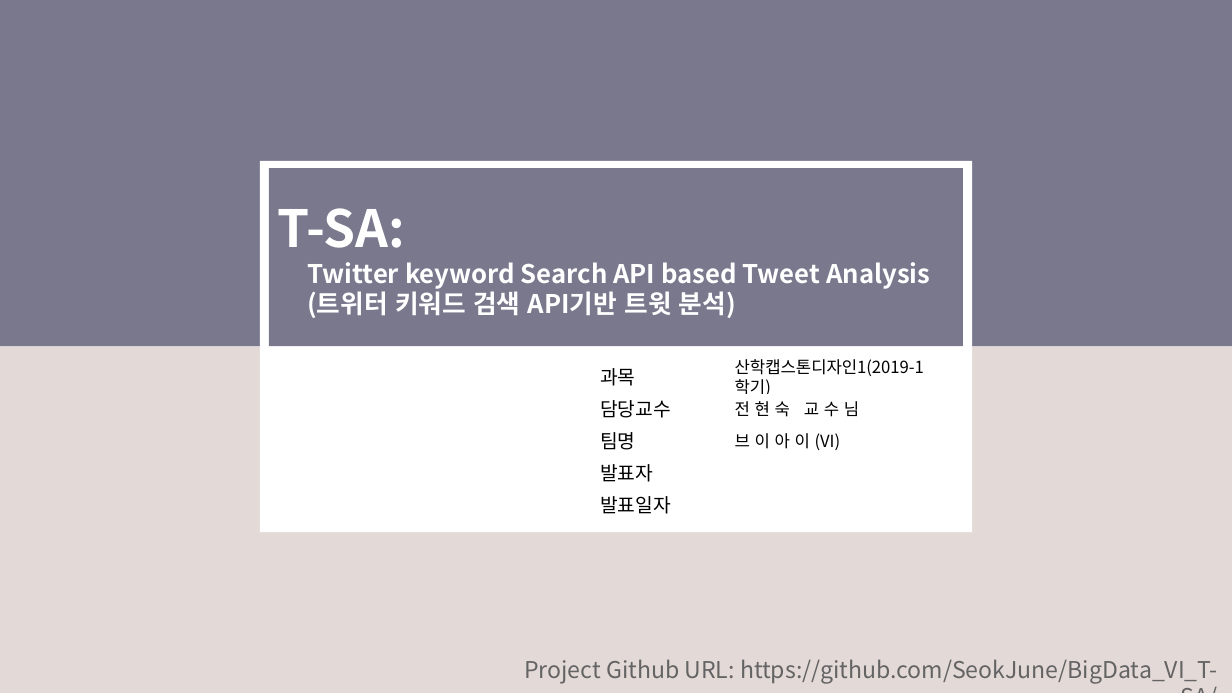
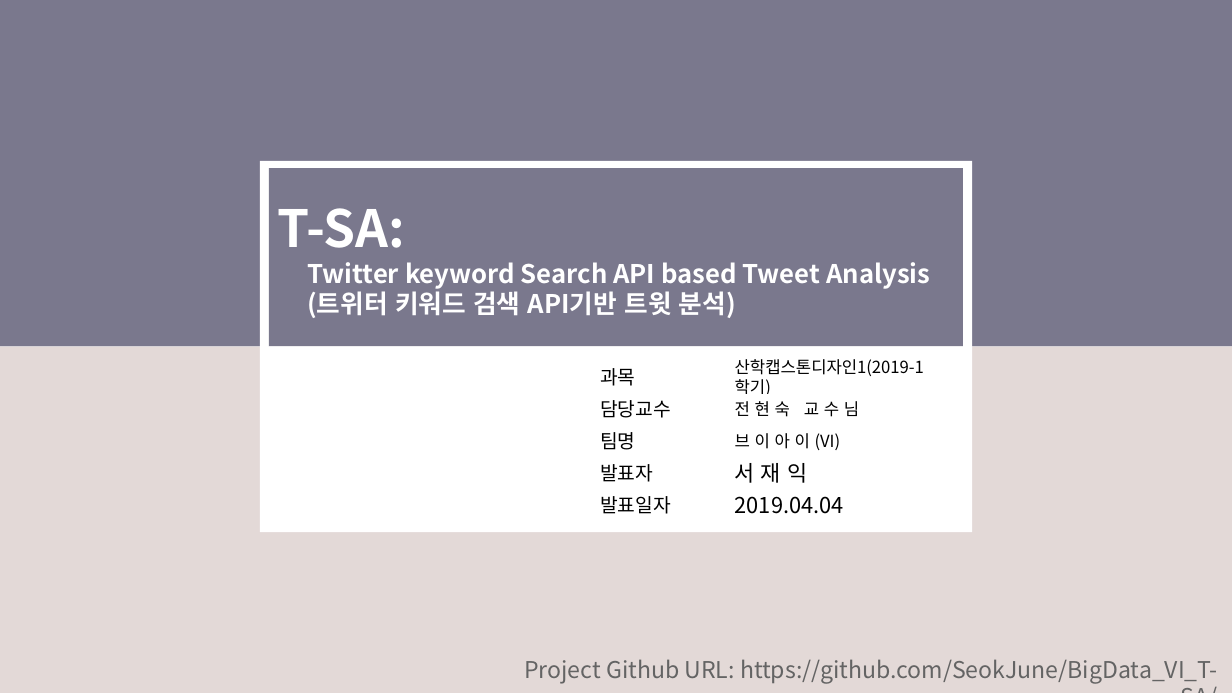
Before and after one commit to SeokJune/BigData_VI_T-SA, a slide deck: slide 1 of 00.Doc/제출용 문서/4조_브이아이.pptx. Drawn at 1232x693 pixels with LibreOffice and Linux fonts; fonts in the diff are those of the drawing. Boxes give left, top, right and bottom in pixels: in the first picture for what was removed or moved away, otherwise in the second. Text is boxed around its words. In the diff, an @@ line names an element or a change of style, - is before the commit and + after.

```diff
--- a/00.Doc/제출용 문서/4조_브이아이.pptx
+++ b/00.Doc/제출용 문서/4조_브이아이.pptx
@@ text in rectangle at [735, 463, 807, 483]: text added @@
+서 재 익
@@ text in rectangle at [735, 496, 844, 514]: text added @@
+2019.04.04
```
Also in this commit, not shown: 12 other slides changed, 24 slides added, 4 slides removed.
